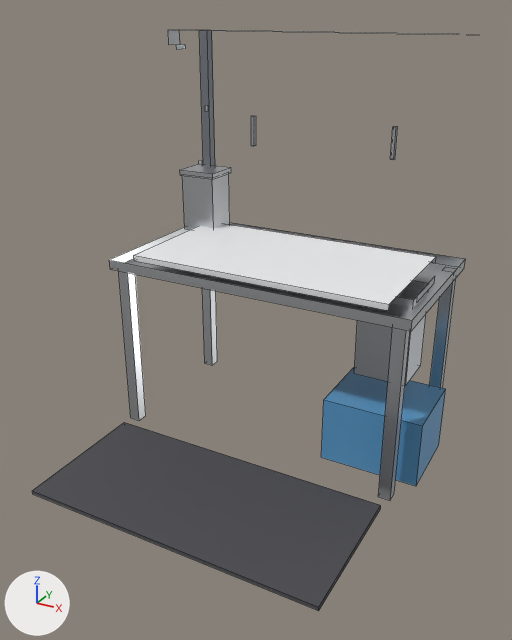
An edit to the FBX model Tools/butchery/fbx/SM_DEBONE_STATION.fbx, drawn before and after from the same camera.
Both versions are drawn from a 50 mm lens placed at (1.51, -2.75, 2.13), pointed at (0.04, -0.09, 0.8). Lighting does not change. The marker at lower left points along +X, +Y and +Z. The older version comes first. Mesh edges are drawn as thin lines.

In view in the first picture: 'SM_DEBONE_STATION'.
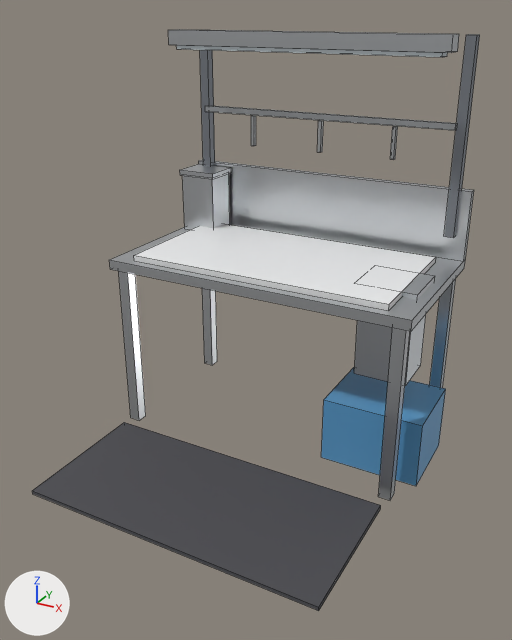
Pixel boxes (x1, y1, x2, y2) of what changed, in the pictures (512 x 640 px):
'SM_DEBONE_STATION', reshaped
    before: (32, 29, 473, 611)
    after: (32, 29, 480, 611)
part 1 of me_sm_debone_station_001, added
    after: (317, 120, 324, 152)
part 2 of me_sm_debone_station_001, added
    after: (110, 30, 480, 320)

The change, as a list of edits to the scene's bpy script:
```text
Change me_sm_debone_station_001:
    used by ob_sm_debone_station; location = (0.0, 0.0, 0.0)
    remove me_sm_debone_station_001.from_pydata(...)  # 138 vertices, 80 faces; spans x -0.83..0.83, y -0.83..0.83, z 0.0..2.04
    add me_sm_debone_station_001.from_pydata(...)  # 168 vertices, 115 faces; spans x -0.83..0.83, y -0.83..0.83, z 0.0..2.04
    me_sm_debone_station_001 part 1: a new loose piece, a box spanning x -0.035..-0.015, y 0.725..0.745, z 1.44..1.6, in mat_m_butchery_stainless (light grey #dddfe2)
    me_sm_debone_station_001 part 2
    22 vertices are added at x 0.43..0.77, y 0.16..0.83, z 0.94..1.97
    10 new faces join them, mat_m_butchery_stainless (light grey #dddfe2)
    1 new face joins them, mat_m_butchery_foodplastic (white #f1f2f3)
    9 new faces join them, mat_m_butchery_steelbrushed (light grey #c8cbce)
    4 new faces join them, mat_m_butchery_perspex (white #dde7ec)
    5 new faces join them, mat_m_butchery_paintedframe (grey #868b93)
```
